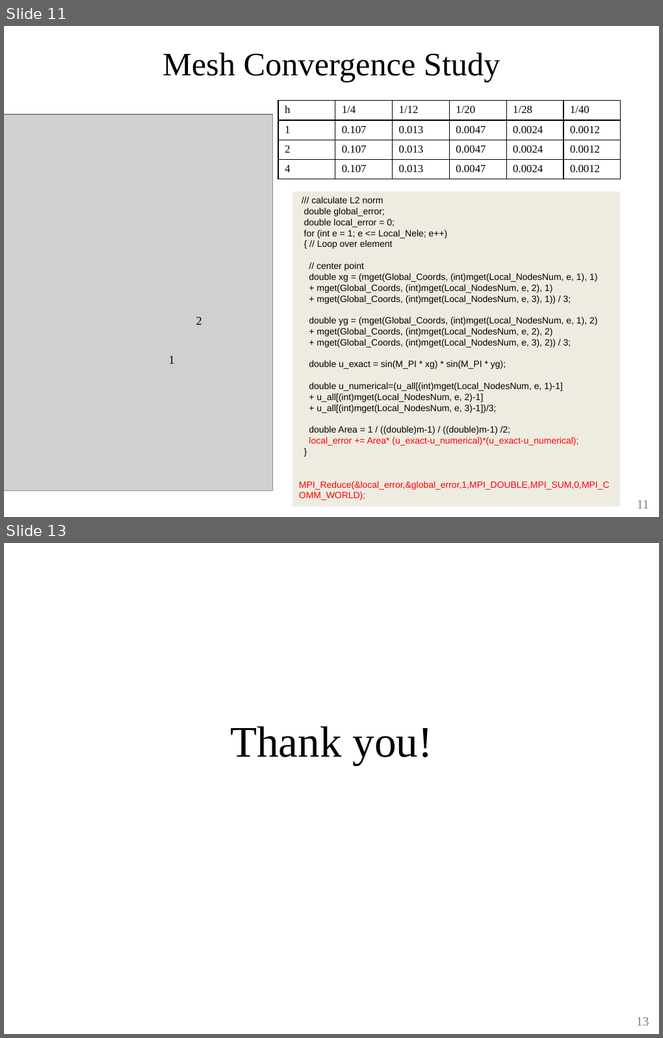
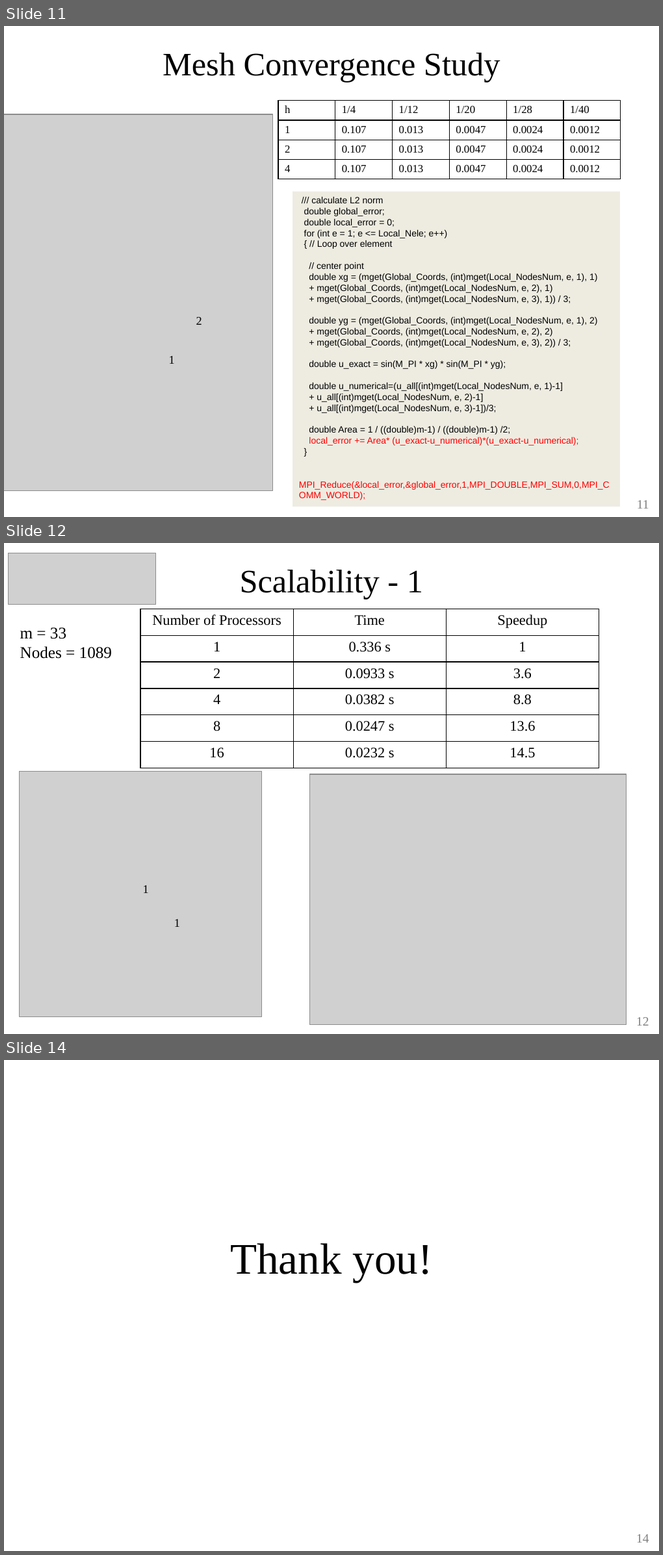
Before and after one commit to ChengHauYang/HPC, a slide deck: final_project/cheng_hau.pptx. Shown one above the other, each under a label of ours: slides 11 and 13 before the commit, slides 11, 12 and 14 after it; the slides between them are not shown. The pictures are 663x1038 and 663x1555 pixels, drawn with LibreOffice and Linux fonts; fonts in the diff are those of the drawing; grey boxes stand for pictures. Boxes give left, top, right and bottom in pixels: in the first picture for what was removed or moved away, otherwise in the second. Text is boxed around its words. In the diff, an @@ line names an element or a change of style, - is before the commit and + after.

```diff
--- a/final_project/cheng_hau.pptx
+++ b/final_project/cheng_hau.pptx
@@ slide 12 added at box(4, 543, 659, 1034), background #FFFFFF @@
@@ picture added at box(9, 553, 156, 604) @@
@@ title added at box(240, 570, 423, 600), 36 pt, text #000000 @@
+Scalability - 1
@@ table added at box(140, 609, 598, 769), 6 rows, 3 columns @@
+Number of Processors | Time | Speedup
+1 | 0.336 s | 1
+2 | 0.0933 s | 3.6
+4 | 0.0382 s | 8.8
+8 | 0.0247 s | 13.6
+16 | 0.0232 s | 14.5
@@ text added at box(20, 627, 112, 659), 18 pt, text #000000 @@
+m = 33
+Nodes = 1089
@@ picture added at box(19, 772, 261, 1017) @@
@@ picture added at box(310, 774, 627, 1025) @@
@@ text added at box(143, 886, 149, 893), 13 pt, text #000000 @@
+1
@@ text added at box(174, 919, 180, 927), 13 pt, text #000000 @@
+1
@@ page number added at box(636, 1017, 649, 1026), 14 pt, text #808080 @@
+12
@@ what was slide 13 is now slide 14 @@
@@ page number at box(636, 1534, 649, 1543): text changed @@
-13
+14
```
Also in this commit, not shown: 4 slides changed.
